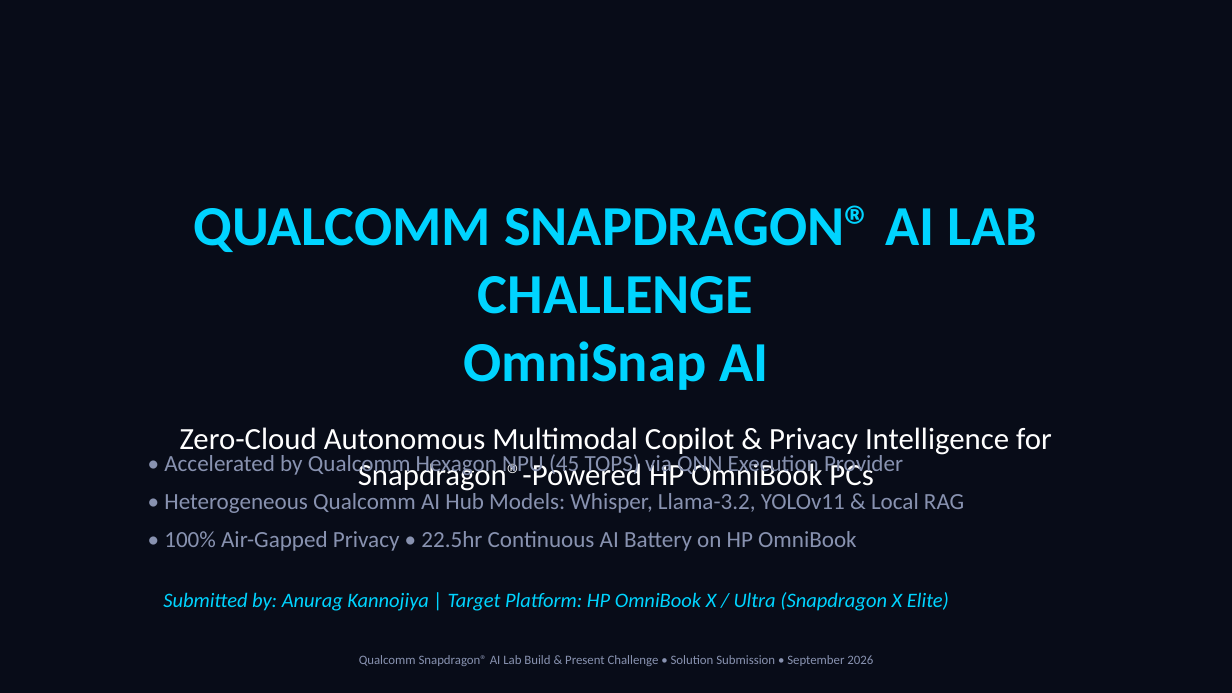
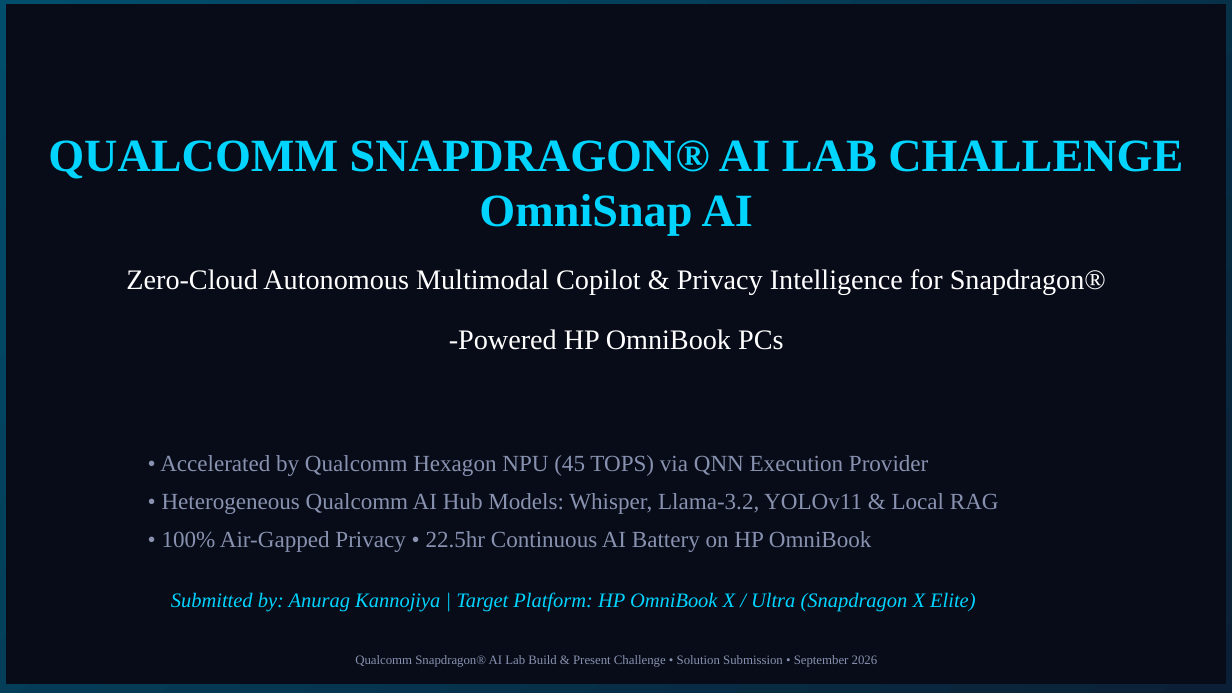
Before and after one commit to AnuragKannojiya/OmniSnap-AI, a slide deck: slide 1 of OmniSnap_AI_Pitch_Deck.pptx. Drawn at 1232x693 pixels with LibreOffice and Linux fonts; fonts in the diff are those of the drawing. Boxes give left, top, right and bottom in pixels: in the first picture for what was removed or moved away, otherwise in the second. Text is boxed around its words. In the diff, an @@ line names an element or a change of style, - is before the commit and + after.

```diff
--- a/OmniSnap_AI_Pitch_Deck.pptx
+++ b/OmniSnap_AI_Pitch_Deck.pptx
@@ background #FFFFFF to gradient #004E6C to #0C2036 @@
@@ rectangle: place and size @@
-rectangle at (0, 0, 1232, 693)
+rectangle at (6, 5, 1226, 684)
@@ rectangle at (6, 5, 1226, 684): outline #080C18 0.75 pt to #080C18 0.5 pt; shadow off @@
@@ text "QUALCOMM SNAPDRAGON® AI LAB CHALLENGE ...": place and size @@
-text "QUALCOMM SNAPDRAGON® AI LAB CHALLENGE ..." at (180, 205, 1052, 494)
+text "QUALCOMM SNAPDRAGON® AI LAB CHALLENGE ..." at (48, 140, 1183, 350)
@@ text at (48, 140, 1183, 235): size 44 to 36 pt, font Calibri to Times New Roman in "QUALCOMM SNAPDRAGON® AI LAB CHALLENGE OmniSnap AI" @@
@@ text at (126, 269, 1106, 350): text changed; size 24 to 22 pt; font Calibri to Times New Roman @@
-Zero-Cloud Autonomous Multimodal Copilot & Privacy Intelligence for Snapdragon®-Powered HP OmniBook PCs
+Zero-Cloud Autonomous Multimodal Copilot & Privacy Intelligence for Snapdragon®
+-Powered HP OmniBook PCs
@@ text "• Accelerated by Qualcomm Hexagon ..." at (160, 455, 999, 612): font Calibri to Times New Roman @@
@@ text "Qualcomm Snapdragon® AI Lab Build ..." at (355, 655, 878, 667): font Calibri to Times New Roman @@
```
Also in this commit, not shown: 9 other slides changed, 1 other file.
